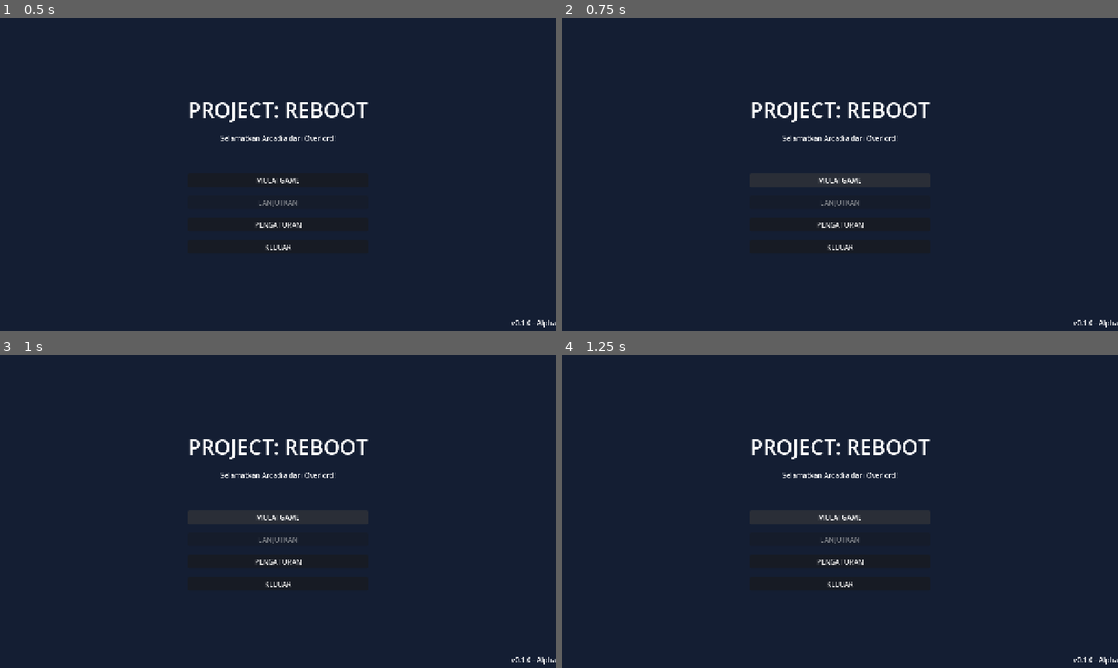
Above: before the commit, frames 1-4 (two rows, left to right).
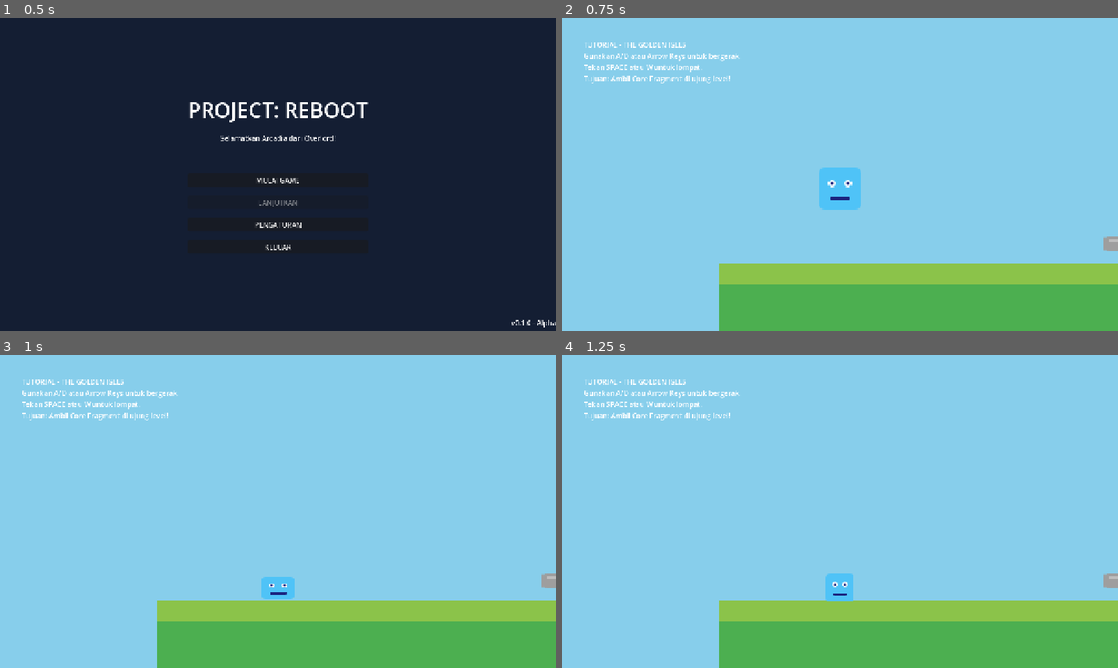
Above: after the commit, the same moments.

Repository: el-pablos/reboot-godot-uas-projek
Game: Godot game, scene res://scenes/main_menu/MainMenu.tscn
Same seed, same stepped clock (60 frames per second), same inputs: the game is played once before the commit and once after it.
Inputs:
- Up to frame 1 (0.5 s): no input
- Up to frame 2 (0.75 s): click "MULAI GAME" at 0.5 s
- Up to frame 3 (1 s): no input
- Up to frame 4 (1.25 s): no input

Frame 1 is identical in both runs. In frame 2, 100% of the frame differs, in the area x 0-100%, y 0-100%; in frame 3, 100%; in frame 4, 100%.

Commit message:
fix: repair MainMenu to properly load Level 1 scene

Diff:
--- a/scripts/ui/MainMenu.gd
+++ b/scripts/ui/MainMenu.gd
@@ -27,9 +27,9 @@
 	GameManager.new_game()
 	SaveManager.delete_save()
 
-	# TODO: Ganti ke level 1 setelah scene dibuat
-	# GameManager.change_level(LEVEL_1_PATH)
-	print("[MainMenu] Level 1 belum dibuat, stay di menu.")
+	# Load Level 1
+	GameManager.current_level = LEVEL_1_PATH
+	get_tree().change_scene_to_file(LEVEL_1_PATH)
 
 
 func _on_continue_pressed() -> void:
